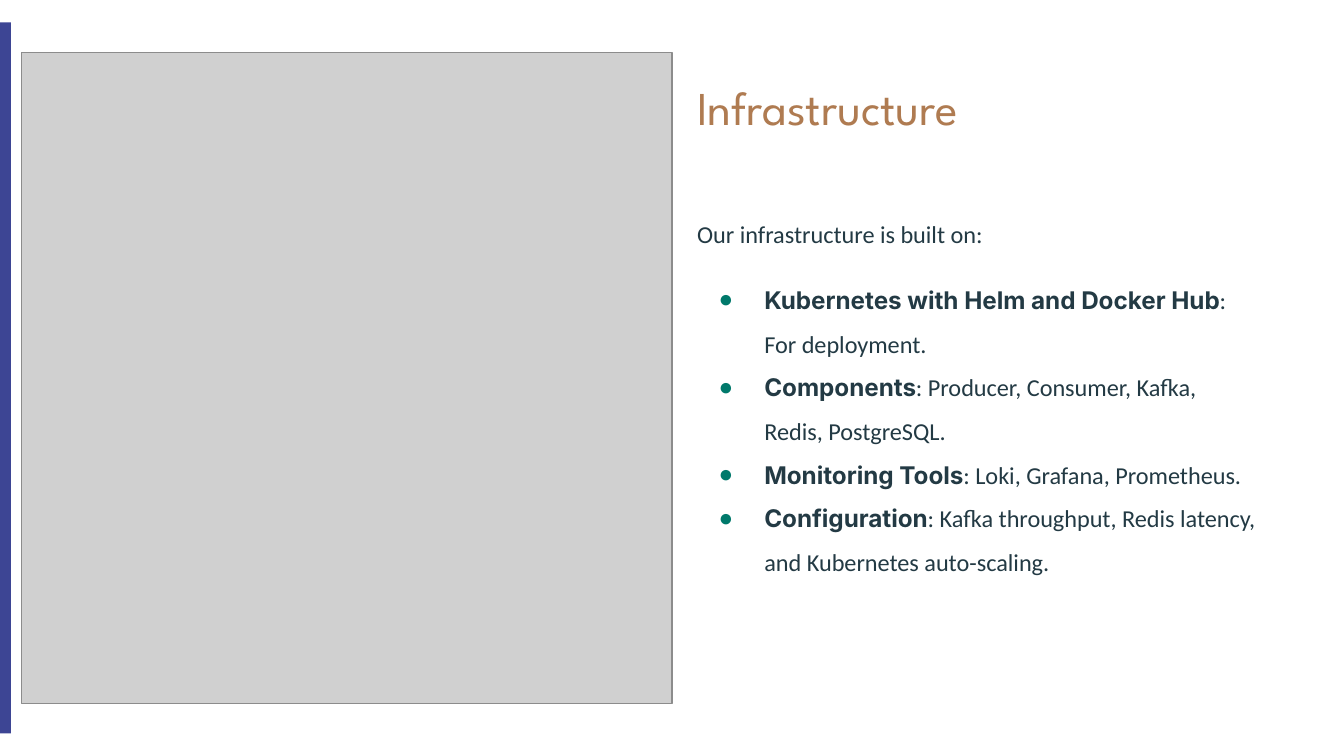
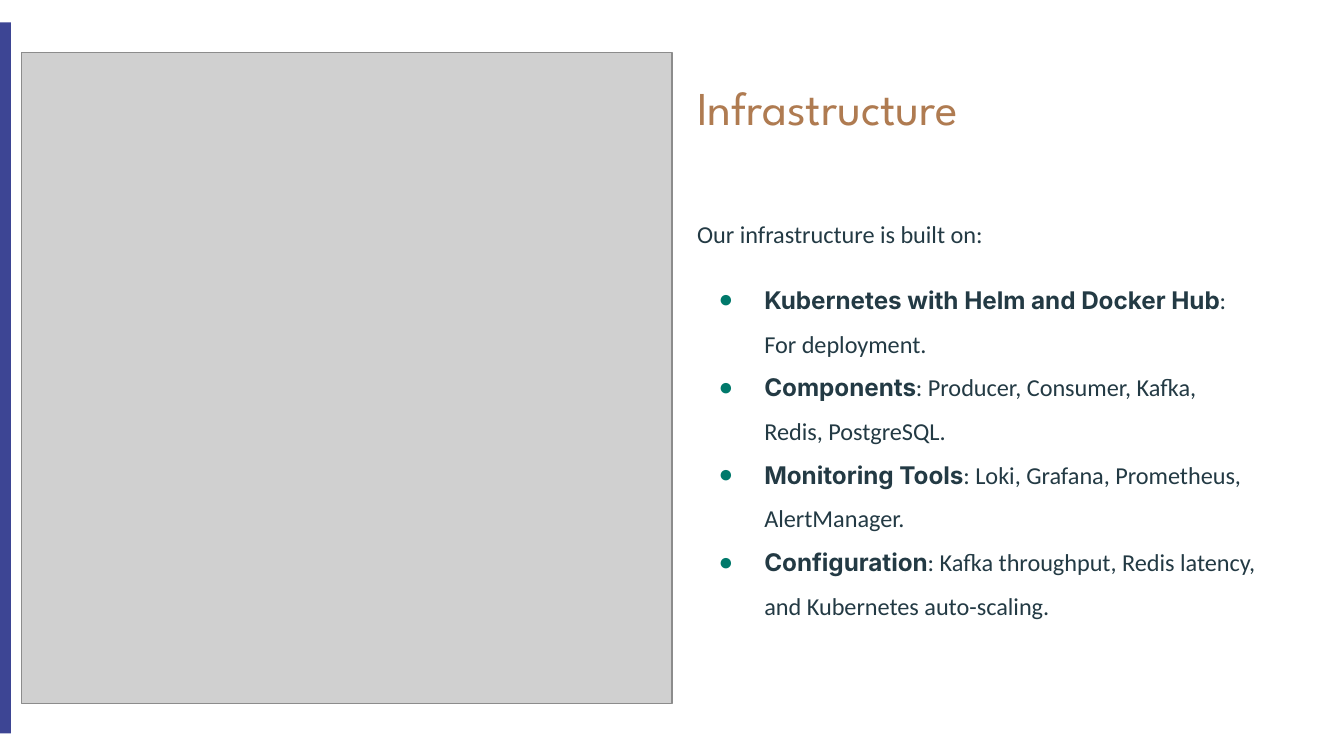
Before and after one commit to long-lehoang/event-processing-fairness, a slide deck: slide 6 of docs/Webhook Notifier Event Processing Solution.pptx. Drawn at 1344x756 pixels with LibreOffice and Linux fonts; fonts in the diff are those of the drawing; grey boxes stand for pictures. Boxes give left, top, right and bottom in pixels: in the first picture for what was removed or moved away, otherwise in the second. Text is boxed around its words. In the diff, an @@ line names an element or a change of style, - is before the commit and + after.

```diff
--- a/docs/Webhook Notifier Event Processing Solution.pptx
+++ b/docs/Webhook Notifier Event Processing Solution.pptx
@@ text at box(764, 465, 1241, 531): text changed @@
-● Monitoring Tools: Loki, Grafana, Prometheus.
+● Monitoring Tools: Loki, Grafana, Prometheus, AlertManager.
```
Also in this commit, not shown: 2 other slides changed, 16 other files.
